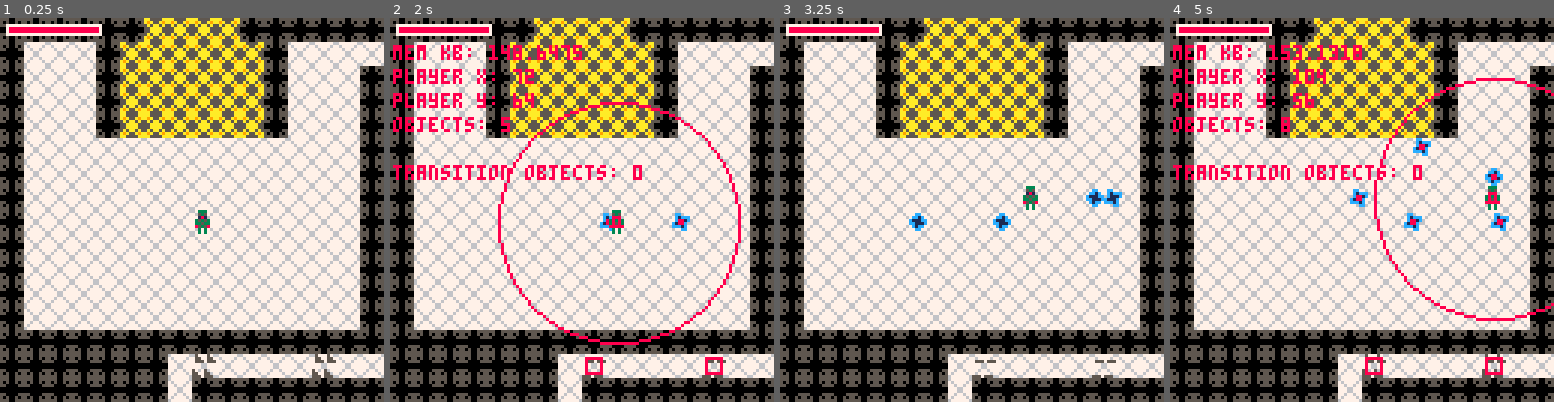
Above: before the commit, frames 1-4 (left to right).
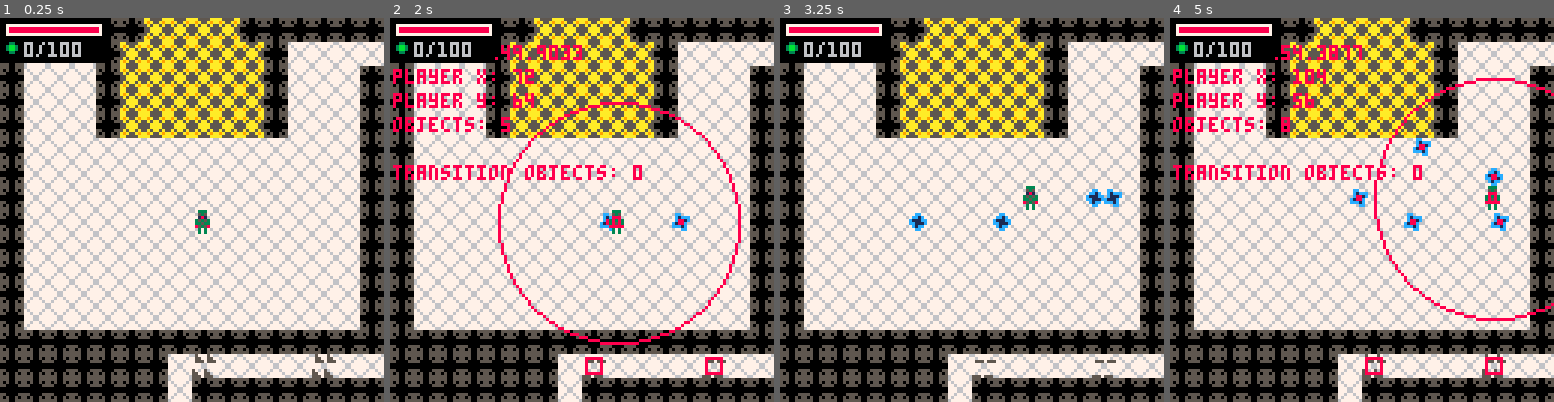
Above: after the commit, the same moments.

Repository: rledford/pico-door
Game: PICO-8 cartridge door.p8
Same seed, same stepped clock (60 frames per second), same inputs: the game is played once before the commit and once after it.
Inputs:
- Up to frame 1 (0.25 s): no input
- Up to frame 2 (2 s): tap X (X key) at 0.33, 1.07, 1.85 s; tap O (Z key) at 0.7, 1.7 s; hold Right from 1.6 s (still down)
- Up to frame 3 (3.25 s): release Right at 2.1 s; tap O (Z key) at 2.1, 2.5, 2.9 s; hold Up 2.15-2.42 s; hold Right 2.47-3.03 s; tap X (X key) at 2.97 s; hold Left from 3.08 s (still down)
- Up to frame 4 (5 s): tap O (Z key) every 0.4 s from 3.3 to 4.9 s; release Left at 3.58 s; hold Down 3.63-3.97 s; hold Right 4.02-4.68 s; tap X (X key) at 4.08 s; hold Up from 4.73 s (still down)

The runs differ from the first frame. In frame 1, 1.8% of the frame differs, in the area x 0-28%, y 0-12%; in frame 2, 2.0%; in frame 3, 1.8%; in frame 4, 2.1%, in the area x 0-50%, y 0-12%.

Commit message:
Change player xp to gems. Rename gold refs to gem.

Diff:
--- a/door.p8
+++ b/door.p8
@@ -33,12 +33,13 @@
 -- [x] add health pickup
 -- [x] enemies have low chance to drop health pickup
 -- [x] add player projectiles bounce off walls
--- [] swap player and xp drops to gold
--- [] cap max player gold (upgradable)
+-- [x] swap player and xp drops to gem
+-- [x] cap max player gem (upgradable)
+-- [x] make enemies drop gems
+-- [x] gems not picked up explode if player dies
 -- [] add npc vendor
 -- [] add vendor purchase window
 -- [] add tile or use X input to activate vendor purchase window when next to vendor
--- [] make enemies drop gold
 -- [] add main door with minimum damage requirement to take damage
 -- [] add main door health to UI
 -- [] add main door destroyed effects
@@ -207,8 +208,8 @@
 		this.anim = make_animation({32})
 		this.hurt_collidable = false
 		this.level = 1
-		this.xp = 0
-		this.max_xp = 5
+		this.gem = 0
+		this.max_gem = 100
 		this.dead = false
 	end,
 	take_damage=function(this, amt)
@@ -300,6 +301,10 @@
 		this.pickup_range = 0
 	end,
 	update=function(this)
+		if player.dead then
+			make_particle_group(this.x, this.y, this.anim.frames[this.anim.current_frame], 100)
+			destroy_object(this)
+		end
 		if get_range(this, player) <= this.pickup_range then
 			local dir = get_direction(this, player)
 			this.x += dir.x
@@ -316,10 +321,10 @@
 	return pickup
 end
 
-function make_xp_pickkup(x, y, amount)
+function make_gem_pickkup(x, y, amount)
 	local pickup = make_pickup(x, y, make_animation({28,29}, 10), SCREEN_SIZE)
 	local on_pickup = function(player)
-		player.xp += amount
+		player.gem += amount
 		destroy_object(pickup)
 	end
 	pickup.hitbox={x=2,y=2,w=3,h=3}
@@ -847,7 +852,7 @@
 					if rnd(1000) > 900 then
 						make_hp_pickup(obj.x,obj.y,1)
 					else
-						make_xp_pickkup(obj.x,obj.y,1)
+						make_gem_pickkup(obj.x,obj.y,1)
 					end
 					sfx(4)
 				end
@@ -1129,7 +1134,10 @@
 	if player == nil then
 		return
 	end
+	rectfill(camera_pos.x, camera_pos.y, camera_pos.x + TILE_SIZE * 4 + 2, camera_pos.y + TILE_SIZE * 2 - 2, 0)
 	draw_hp_bar()
+	spr(28, camera_pos.x, camera_pos.y + 2 + 4)
+	print(player.gem.."/"..player.max_gem, camera_pos.x + 8, camera_pos.y + 8, 6)
 end
 
 function draw_hp_bar()
@@ -1377,10 +1385,10 @@
 0000000055500555677777764474474455575556aa5555aa67766776090000900900009000000000000000000855858008558580880000884444444444444444
 000000000000000005000500677667766776677600cccc0000cccc0000cccc0000cccc0000000000000000000000000000000000000000000000000000000000
 0000000005000500055005507ffffff7767777670c0cccc00c00ccc00c000cc00c0000c0000000000000000000000000000000000000000000cc0000000cc000
-0555055505550555055505557f6ff6f77ffffff7c00cccccc00cccccc00000ccc000000c0000000000000000000000000000b0000000300000c1ccc000cc1c00
-000000000000000000000000677667766f7ff7f6c0ccccccc00cccccc00000ccc000000c000000000000000000000000000b3b000003b30000c111c00c111cc0
-000000000000000000000000677667766f7ff7f6c0ccccccc00cccccc00000ccc000000c0000000000000000000000000000b000000030000c111c000cc111c0
-0000000000000000500050007f6ff6f77ffffff7c00cccccc00cccccc00000ccc000000c00000000000000000000000000000000000000000ccc1c0000c1cc00
+0555055505550555055505557f6ff6f77ffffff7c00cccccc00cccccc00000ccc000000c00000000000000000000000000033000000bb00000c1ccc000cc1c00
+000000000000000000000000677667766f7ff7f6c0ccccccc00cccccc00000ccc000000c000000000000000000000000003bb30000b33b0000c111c00c111cc0
+000000000000000000000000677667766f7ff7f6c0ccccccc00cccccc00000ccc000000c000000000000000000000000003bb30000b33b000c111c000cc111c0
+0000000000000000500050007f6ff6f77ffffff7c00cccccc00cccccc00000ccc000000c00000000000000000000000000033000000bb0000ccc1c0000c1cc00
 0000000050005000550055007ffffff7767777670c0cccc00c00ccc00c000cc00c0000c000000000000000000000000000000000000000000000cc00000cc000
 555055505550555055505550677667766776677600cccc0000cccc0000cccc0000cccc0000000000000000000000000000000000000000000000000000000000
 00333000000000000000000000000000000000000000000000000000000000000000000000000000000000000000000000000000000000000000000000000000
